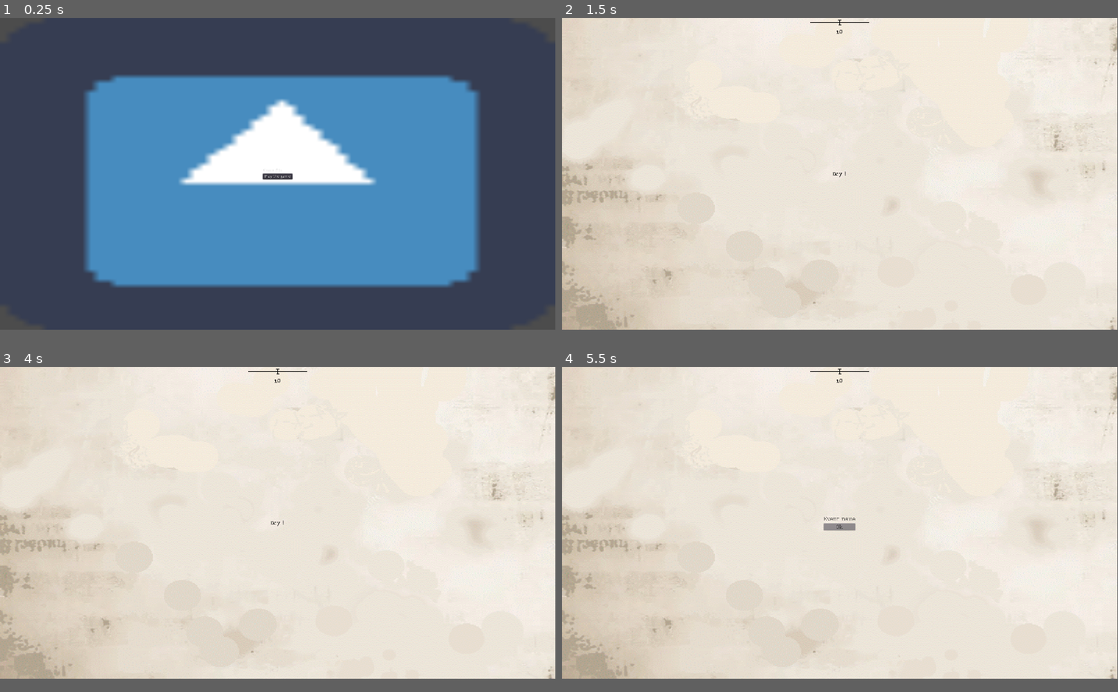
Above: before the commit, frames 1-4 (two rows, left to right).
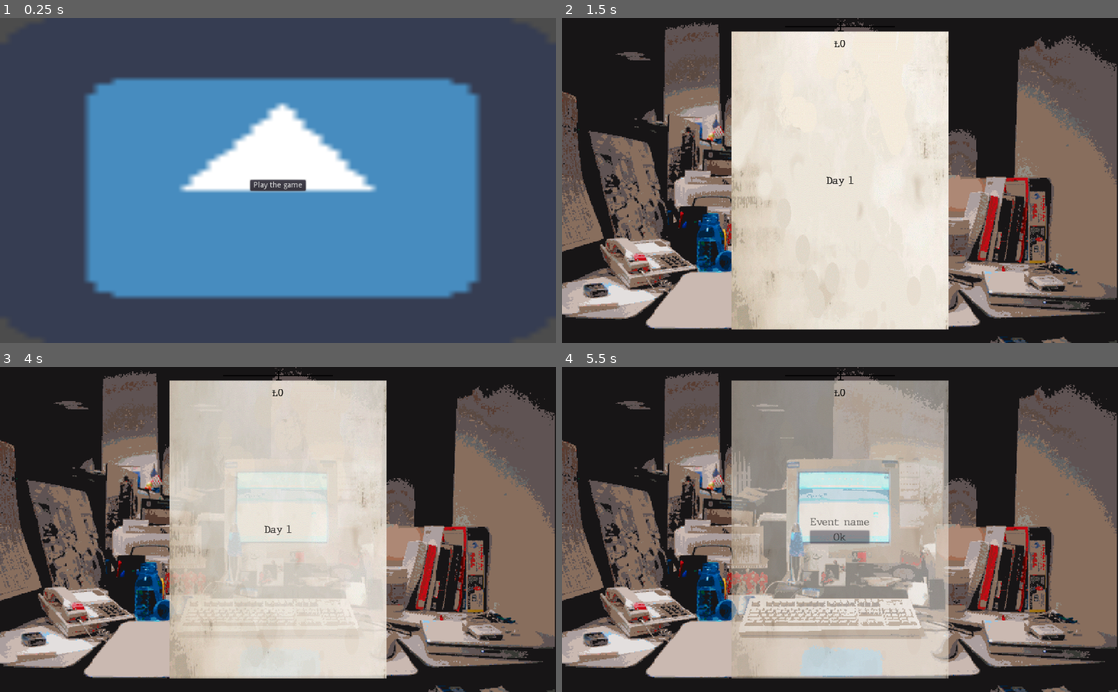
Above: after the commit, the same moments.

Repository: RisingThumb/GMTKJoinedTogether
Game: Godot game, scene res://Scenes/Title.tscn
Same seed, same stepped clock (60 frames per second), same inputs: the game is played once before the commit and once after it. The engine's default icon, where the game draws it, is replaced by a stand-in: a white triangle on a blue panel in a dark square.
Inputs:
- Up to frame 1 (0.25 s): no input
- Up to frame 2 (1.5 s): click "Play the game" at 0.5 s; tap Enter at 1.25 s
- Up to frame 3 (4 s): tap Space at 2, 3.5 s; tap Enter at 2.75 s
- Up to frame 4 (5.5 s): click "Ok" at 5 s
In our replay, the window is 799x449 before the commit and 800x468 after it. These sizes can differ from the game's own. Grey fills any space a smaller window leaves; there, only what the larger window draws over its background counts as a difference.

The runs differ from the first frame. In frame 1, 6.7% of the frame differs, in the area x 15-87%, y 17-87%; in frame 2, 62%; in frame 3, 75%; in frame 4, 89%, in the area x 0-100%, y 0-100%.

Commit message:
Newspaper theme working now

Diff:
--- a/Scenes/Game.tscn
+++ b/Scenes/Game.tscn
@@ -6,6 +6,7 @@
 [ext_resource path="res://Scripts/Stats.gd" type="Script" id=4]
 [ext_resource path="res://Themes/NewspaperTheme.tres" type="Theme" id=5]
 [ext_resource path="res://Themes/BodyText.tres" type="DynamicFont" id=6]
+[ext_resource path="res://Art/Background.png" type="Texture" id=7]
 
 [sub_resource type="Animation" id=1]
 resource_name = "AgencyPanelFadeOut"
@@ -327,18 +328,25 @@
 "_edit_use_anchors_": false
 }
 
-[node name="Panel" type="Panel" parent="."]
+[node name="Panel" type="TextureRect" parent="."]
 anchor_right = 1.0
 anchor_bottom = 1.0
 theme = ExtResource( 5 )
-__meta__ = {
-"_edit_use_anchors_": false
-}
+texture = ExtResource( 7 )
+expand = true
+stretch_mode = 1
 
 [node name="DayPanel" type="Panel" parent="."]
 visible = false
-anchor_right = 1.0
-anchor_bottom = 1.0
+anchor_left = 0.5
+anchor_top = 0.5
+anchor_right = 0.5
+anchor_bottom = 0.5
+margin_left = -200.0
+margin_top = -275.0
+margin_right = 200.0
+margin_bottom = 275.0
+rect_min_size = Vector2( 400, 550 )
 theme = ExtResource( 5 )
 __meta__ = {
 "_edit_use_anchors_": false
@@ -350,18 +358,25 @@
 theme = ExtResource( 5 )
 
 [node name="DayLabel" type="Label" parent="DayPanel/CenterContainer"]
-margin_left = 935.0
-margin_top = 528.0
-margin_right = 985.0
-margin_bottom = 552.0
+margin_left = 175.0
+margin_top = 263.0
+margin_right = 225.0
+margin_bottom = 287.0
 theme = ExtResource( 5 )
 text = "Day 1"
 script = ExtResource( 1 )
 
 [node name="EventPanel" type="Panel" parent="."]
 visible = false
-anchor_right = 1.0
-anchor_bottom = 1.0
+anchor_left = 0.5
+anchor_top = 0.5
+anchor_right = 0.5
+anchor_bottom = 0.5
+margin_left = -200.0
+margin_top = -275.0
+margin_right = 200.0
+margin_bottom = 275.0
+rect_min_size = Vector2( 400, 550 )
 theme = ExtResource( 5 )
 __meta__ = {
 "_edit_use_anchors_": false
@@ -376,10 +391,10 @@
 }
 
 [node name="VBoxContainer" type="VBoxContainer" parent="EventPanel/CenterContainer"]
-margin_left = 905.0
-margin_top = 514.0
-margin_right = 1015.0
-margin_bottom = 566.0
+margin_left = 145.0
+margin_top = 249.0
+margin_right = 255.0
+margin_bottom = 301.0
 theme = ExtResource( 5 )
 
 [node name="EventLabel" type="Label" parent="EventPanel/CenterContainer/VBoxContainer"]
@@ -397,9 +412,15 @@
 
 [node name="AgencyPanel" type="Panel" parent="."]
 visible = false
-modulate = Color( 1, 1, 1, 0 )
-anchor_right = 1.0
-anchor_bottom = 1.0
+anchor_left = 0.5
+anchor_top = 0.5
+anchor_right = 0.5
+anchor_bottom = 0.5
+margin_left = -200.0
+margin_top = -275.0
+margin_right = 200.0
+margin_bottom = 275.0
+rect_min_size = Vector2( 400, 550 )
 theme = ExtResource( 5 )
 __meta__ = {
 "_edit_use_anchors_": false
@@ -413,16 +434,23 @@
 }
 
 [node name="OptionButton" type="OptionButton" parent="AgencyPanel/CenterContainer"]
-margin_left = 918.0
-margin_top = 529.0
-margin_right = 1001.0
-margin_bottom = 551.0
+margin_left = 158.0
+margin_top = 264.0
+margin_right = 241.0
+margin_bottom = 286.0
 text = "Agency A"
 
 [node name="NewspaperCreationPanel" type="Panel" parent="."]
 visible = false
-anchor_right = 1.0
-anchor_bottom = 1.0
+anchor_left = 0.5
+anchor_top = 0.5
+anchor_right = 0.5
+anchor_bottom = 0.5
+margin_left = -200.0
+margin_top = -275.0
+margin_right = 200.0
+margin_bottom = 275.0
+rect_min_size = Vector2( 400, 550 )
 theme = ExtResource( 5 )
 __meta__ = {
 "_edit_use_anchors_": false
@@ -436,10 +464,9 @@
 }
 
 [node name="ScrollContainer" type="ScrollContainer" parent="NewspaperCreationPanel/CenterContainer"]
-margin_left = 760.0
-margin_top = 340.0
-margin_right = 1160.0
-margin_bottom = 740.0
+margin_top = 75.0
+margin_right = 400.0
+margin_bottom = 475.0
 rect_min_size = Vector2( 400, 400 )
 scroll_horizontal_enabled = false
 
@@ -451,78 +478,84 @@
 alignment = 1
 
 [node name="HSeparator3" type="HSeparator" parent="NewspaperCreationPanel/CenterContainer/ScrollContainer/Paper"]
-margin_right = 151.0
+margin_right = 211.0
 margin_bottom = 4.0
 
 [node name="Topic" type="Label" parent="NewspaperCreationPanel/CenterContainer/ScrollContainer/Paper"]
 margin_top = 8.0
-margin_right = 151.0
-margin_bottom = 22.0
+margin_right = 211.0
+margin_bottom = 32.0
 text = "Topic is ABCDEFGHIJK"
 align = 1
 
 [node name="HSeparator2" type="HSeparator" parent="NewspaperCreationPanel/CenterContainer/ScrollContainer/Paper"]
-margin_top = 26.0
-margin_right = 151.0
-margin_bottom = 30.0
+margin_top = 36.0
+margin_right = 211.0
+margin_bottom = 40.0
 
 [node name="ArticleTitle" type="OptionButton" parent="NewspaperCreationPanel/CenterContainer/ScrollContainer/Paper"]
-margin_top = 34.0
-margin_right = 151.0
-margin_bottom = 54.0
+margin_top = 44.0
+margin_right = 211.0
+margin_bottom = 66.0
 
 [node name="TextChoice" type="OptionButton" parent="NewspaperCreationPanel/CenterContainer/ScrollContainer/Paper"]
-margin_top = 58.0
-margin_right = 151.0
-margin_bottom = 78.0
+margin_top = 70.0
+margin_right = 211.0
+margin_bottom = 92.0
 text = "Select Introduction"
 
 [node name="Imagechoice" type="OptionButton" parent="NewspaperCreationPanel/CenterContainer/ScrollContainer/Paper"]
-margin_left = 29.0
-margin_top = 82.0
-margin_right = 122.0
-margin_bottom = 152.0
+margin_left = 61.0
+margin_top = 96.0
+margin_right = 149.0
+margin_bottom = 160.0
 size_flags_horizontal = 4
 icon = ExtResource( 3 )
 items = [ "", ExtResource( 3 ), false, 0, null ]
 selected = 0
 
 [node name="CaptionChoice" type="OptionButton" parent="NewspaperCreationPanel/CenterContainer/ScrollContainer/Paper"]
-margin_top = 156.0
-margin_right = 151.0
-margin_bottom = 176.0
+margin_top = 164.0
+margin_right = 211.0
+margin_bottom = 186.0
 text = "Select Caption"
 
 [node name="StudyChoice" type="OptionButton" parent="NewspaperCreationPanel/CenterContainer/ScrollContainer/Paper"]
-margin_top = 180.0
-margin_right = 151.0
-margin_bottom = 200.0
+margin_top = 190.0
+margin_right = 211.0
+margin_bottom = 212.0
 text = "Select Study"
 
 [node name="HSeparator" type="HSeparator" parent="NewspaperCreationPanel/CenterContainer/ScrollContainer/Paper"]
-margin_top = 204.0
-margin_right = 151.0
-margin_bottom = 208.0
+margin_top = 216.0
+margin_right = 211.0
+margin_bottom = 220.0
 
 [node name="Publish" type="Button" parent="NewspaperCreationPanel/CenterContainer/ScrollContainer/Paper"]
-margin_left = 46.0
-margin_top = 212.0
-margin_right = 105.0
-margin_bottom = 251.0
+margin_left = 82.0
+margin_top = 224.0
+margin_right = 129.0
+margin_bottom = 263.0
 rect_min_size = Vector2( 0, 39 )
 size_flags_horizontal = 4
 text = "Publish"
 
 [node name="HSeparator4" type="HSeparator" parent="NewspaperCreationPanel/CenterContainer/ScrollContainer/Paper"]
-margin_top = 255.0
-margin_right = 151.0
-margin_bottom = 259.0
+margin_top = 267.0
+margin_right = 211.0
+margin_bottom = 271.0
 
 [node name="BillPanel" type="Panel" parent="."]
 visible = false
-modulate = Color( 1, 1, 1, 0 )
-anchor_right = 1.0
-anchor_bottom = 1.0
+anchor_left = 0.5
+anchor_top = 0.5
+anchor_right = 0.5
+anchor_bottom = 0.5
+margin_left = -200.0
+margin_top = -275.0
+margin_right = 200.0
+margin_bottom = 275.0
+rect_min_size = Vector2( 400, 550 )
 theme = ExtResource( 5 )
 
 [node name="CenterContainer" type="CenterContainer" parent="BillPanel"]
@@ -533,25 +566,25 @@
 }
 
 [node name="VBoxContainer" type="VBoxContainer" parent="BillPanel/CenterContainer"]
-margin_left = 902.0
-margin_top = 407.0
-margin_right = 1017.0
-margin_bottom = 673.0
+margin_left = 142.0
+margin_top = 142.0
+margin_right = 257.0
+margin_bottom = 408.0
 
 [node name="HSeparator5" type="HSeparator" parent="BillPanel/CenterContainer/VBoxContainer"]
-margin_right = 151.0
+margin_right = 115.0
 margin_bottom = 4.0
 
 [node name="Label" type="Label" parent="BillPanel/CenterContainer/VBoxContainer"]
 margin_top = 8.0
-margin_right = 151.0
+margin_right = 115.0
 margin_bottom = 32.0
 text = "Finances"
 align = 1
 
 [node name="HSeparator6" type="HSeparator" parent="BillPanel/CenterContainer/VBoxContainer"]
 margin_top = 36.0
-margin_right = 151.0
+margin_right = 115.0
 margin_bottom = 40.0
 __meta__ = {
 "_edit_use_anchors_": false
@@ -559,25 +592,25 @@
 
 [node name="CheckBox" type="CheckButton" parent="BillPanel/CenterContainer/VBoxContainer"]
 margin_top = 44.0
-margin_right = 151.0
+margin_right = 115.0
 margin_bottom = 76.0
 text = "Bills"
 
 [node name="CheckBox2" type="CheckButton" parent="BillPanel/CenterContainer/VBoxContainer"]
 margin_top = 80.0
-margin_right = 151.0
+margin_right = 115.0
 margin_bottom = 112.0
 text = "Connections"
 
 [node name="CheckBox3" type="CheckButton" parent="BillPanel/CenterContainer/VBoxContainer"]
 margin_top = 116.0
-margin_right = 151.0
+margin_right = 115.0
 margin_bottom = 148.0
 text = "Interview"
 
 [node name="Money" type="HSeparator" parent="BillPanel/CenterContainer/VBoxContainer"]
 margin_top = 152.0
-margin_right = 151.0
+margin_right = 115.0
 margin_bottom = 156.0
 __meta__ = {
 "_edit_use_anchors_": false
@@ -585,25 +618,25 @@
 
 [node name="CurrentMoney" type="Label" parent="BillPanel/CenterContainer/VBoxContainer"]
 margin_top = 160.0
-margin_right = 151.0
+margin_right = 115.0
 margin_bottom = 184.0
 text = "$10"
 
 [node name="CurrentExpenses" type="Label" parent="BillPanel/CenterContainer/VBoxContainer"]
 margin_top = 188.0
-margin_right = 151.0
+margin_right = 115.0
 margin_bottom = 212.0
 text = "-$5"
 
 [node name="NewMoneyAmount" type="Label" parent="BillPanel/CenterContainer/VBoxContainer"]
 margin_top = 216.0
-margin_right = 151.0
+margin_right = 115.0
 margin_bottom = 240.0
 text = "$5"
 
 [node name="Money2" type="HSeparator" parent="BillPanel/CenterContainer/VBoxContainer"]
 margin_top = 244.0
-margin_right = 151.0
+margin_right = 115.0
 margin_bottom = 248.0
 __meta__ = {
 "_edit_use_anchors_": false
@@ -611,8 +644,8 @@
 
 [node name="FinishFinanceButton" type="Button" parent="BillPanel/CenterContainer/VBoxContainer"]
 margin_top = 252.0
-margin_right = 151.0
-margin_bottom = 276.0
+margin_right = 115.0
+margin_bottom = 266.0
 text = "MoneySorted"
 
 [node name="Fader" type="AnimationPlayer" parent="."]
--- a/Themes/NewspaperTheme.tres
+++ b/Themes/NewspaperTheme.tres
@@ -1,6 +1,6 @@
-[gd_resource type="Theme" load_steps=16 format=2]
+[gd_resource type="Theme" load_steps=15 format=2]
 
-[ext_resource path="res://Art/newpaperTexture.png" type="Texture" id=1]
+[ext_resource path="res://Themes/NewspaperBG.tres" type="StyleBox" id=1]
 [ext_resource path="res://Art/Checkbox.png" type="Texture" id=2]
 [ext_resource path="res://Art/Slider.png" type="Texture" id=3]
 [ext_resource path="res://Themes/BodyText.tres" type="DynamicFont" id=4]
@@ -35,10 +35,6 @@
 
 [sub_resource type="StyleBoxLine" id=9]
 thickness = 2
-
-[sub_resource type="StyleBoxTexture" id=12]
-texture = ExtResource( 1 )
-region_rect = Rect2( 0, 0, 600, 400 )
 
 [resource]
 Button/colors/font_color = Color( 0, 0, 0, 1 )
@@ -102,4 +98,4 @@
 OptionButton/styles/hover = null
 OptionButton/styles/normal = null
 OptionButton/styles/pressed = null
-Panel/styles/panel = SubResource( 12 )
+Panel/styles/panel = ExtResource( 1 )
--- a/project.godot
+++ b/project.godot
@@ -10,7 +10,6 @@
 
 _global_script_classes=[  ]
 _global_script_class_icons={
-
 }
 
 [application]
@@ -23,11 +22,6 @@
 
 ArticleContent="*res://Scenes/ArticleContent.tscn"
 
-[display]
-
-window/size/width=1920
-window/size/height=1080
-
 [physics]
 
 common/enable_pause_aware_picking=true
Not shown: 1 places in Scenes/Game.tscn that only renumber resources
